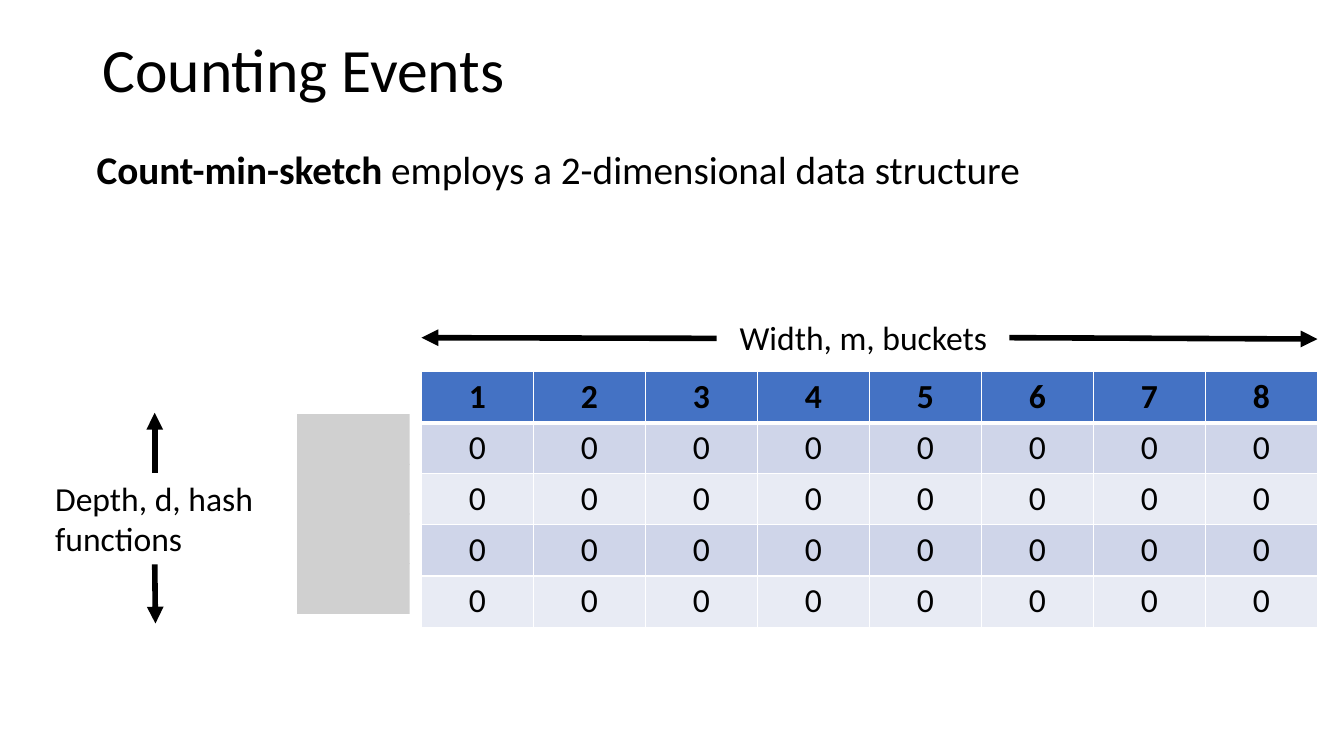
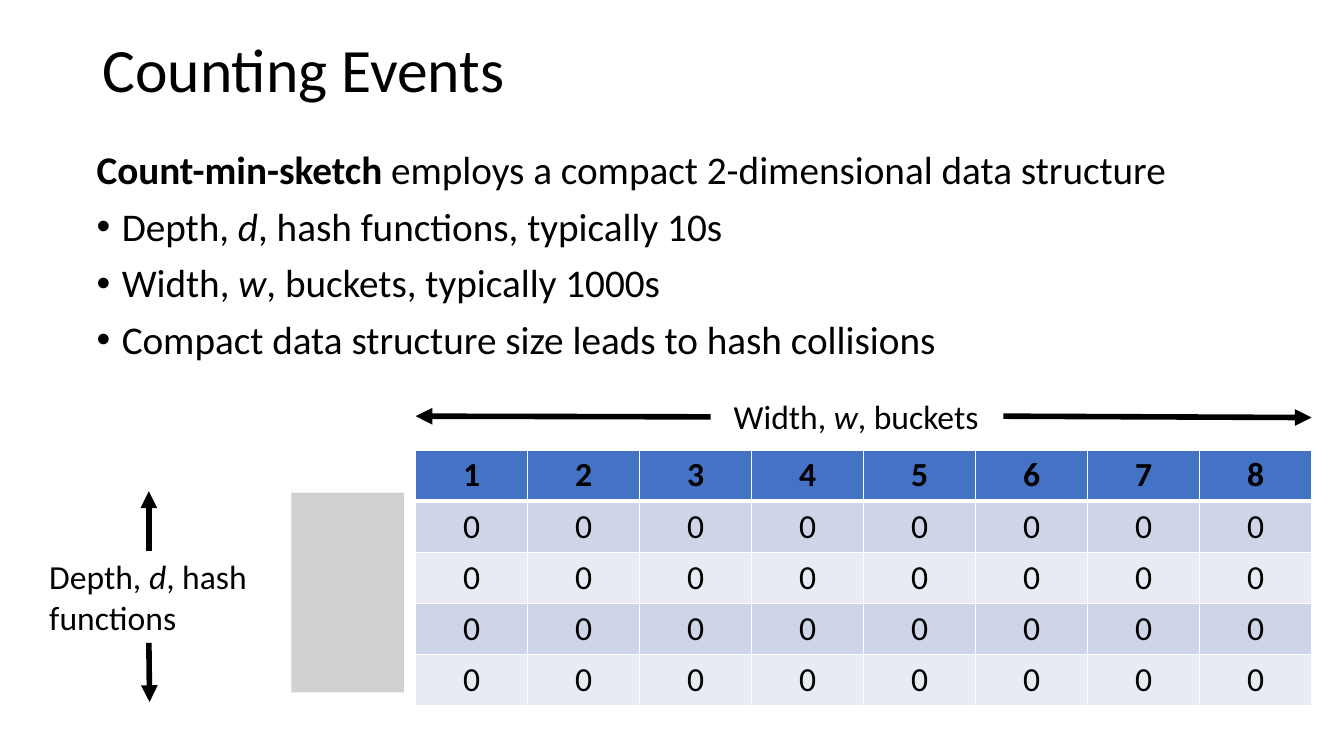
Before and after one commit to StephenElston/CSCI-E-108, a slide deck: slide 47 of slides/3_StreamingAnalytics.pptx (slide 46 before the commit). Drawn at 1344x756 pixels with LibreOffice and Linux fonts; fonts in the diff are those of the drawing; grey boxes stand for pictures. Boxes give left, top, right and bottom in pixels: in the first picture for what was removed or moved away, otherwise in the second. Text is boxed around its words. In the diff, an @@ line names an element or a change of style, - is before the commit and + after.

Commit message:
Added error analysis for count min sketch and improved demo slides

```diff
--- a/slides/3_StreamingAnalytics.pptx
+++ b/slides/3_StreamingAnalytics.pptx
@@ text at <box>97,156,1166,361</box>: text changed @@
-Count-min-sketch employs a 2-dimensional data structure
+Count-min-sketch employs a compact 2-dimensional data structure
+• Depth, d, hash functions, typically 10s
+• Width, w, buckets, typically 1000s
+• Compact data structure size leads to hash collisions
@@ picture removed at <box>297,414,410,465</box> @@
@@ text at <box>734,405,979,433</box>: text changed @@
-Width, m, buckets
+Width, w, buckets
@@ picture removed at <box>297,464,410,514</box> @@
@@ picture added at <box>291,493,404,543</box> @@
@@ picture removed at <box>297,513,410,564</box> @@
@@ text "Depth, d, hash functions" at <box>49,565,247,631</box>: italic on in "d," @@
@@ picture added at <box>291,542,404,593</box> @@
@@ picture removed at <box>297,564,410,614</box> @@
@@ picture added at <box>291,592,404,642</box> @@
@@ 4 arrows, 1 table, 1 text: place and size @@
-4 arrows, 1 table, 1 text at <box>55,338,1318,624</box>
+4 arrows, 1 table, 1 text at <box>49,416,1312,702</box>
@@ picture added at <box>291,642,404,693</box> @@
```
Also in this commit, not shown: 7 other slides changed, 5 slides added.
